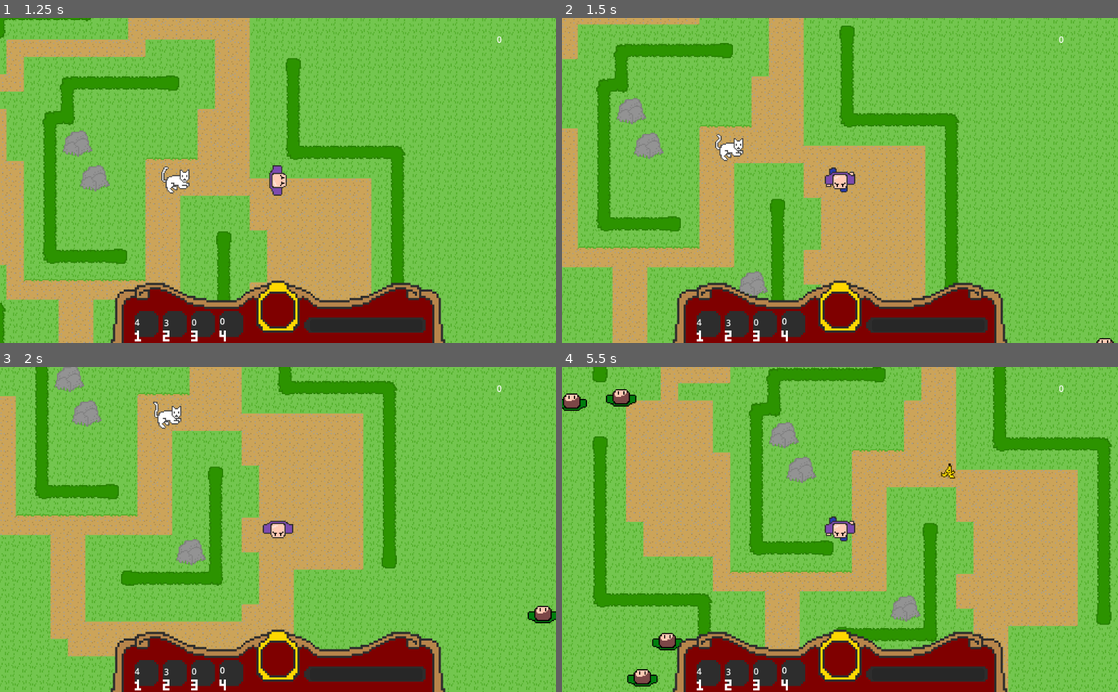
Above: before the commit, frames 1-4 (two rows, left to right).
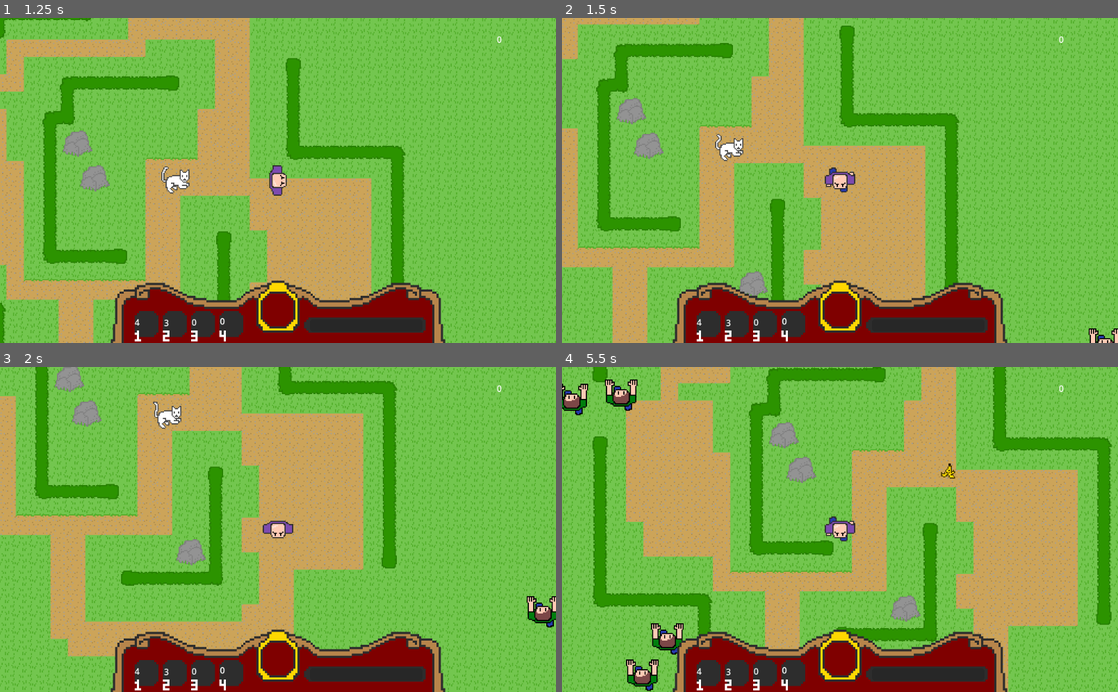
Above: after the commit, the same moments.

Repository: JessicaCC-gd/GGJ2024-2_4_1
Game: Godot game, scene res://level.tscn
Two runs of this game, one before a commit and one after it. Both use one fixed random seed, a clock stepped at 60 frames per second and the inputs below.
Inputs:
- Up to frame 1 (1.25 s): tap Enter at 0.5 s; hold Right (move_right) from 0.53 s (still down); tap 1 (action_1) at 0.6 s
- Up to frame 2 (1.5 s): release Right (move_right) at 1.28 s; hold Down (move_down) from 1.28 s (still down); tap 2 (action_2) at 1.35 s
- Up to frame 3 (2 s): keep holding Down (move_down)
- Up to frame 4 (5.5 s): release Down (move_down) at 2.03 s; hold Right (move_right) 2.03-2.78 s; tap one key every 0.75 s from 2.1 s: 3 (action_3) 1 (action_1) 2 (action_2) 3 (action_3) 1 (action_1); hold Up (move_up) 2.78-3.53 s; hold Left (move_left) 3.53-5.03 s; hold Down (move_down) from 5.03 s (still down)

Frame 1 is identical in both runs. In frame 2, 0.1% of the frame differs, in the area x 94-100%, y 95-100%; in frame 3, 0.2%; in frame 4, 0.7%, in the area x 0-22%, y 3-100%.

Commit message:
changed a sound

Diff:
--- a/enemy.tscn
+++ b/enemy.tscn
@@ -1,11 +1,10 @@
-[gd_scene load_steps=12 format=3 uid="uid://danj4or15odof"]
+[gd_scene load_steps=11 format=3 uid="uid://danj4or15odof"]
 
 [ext_resource type="Texture2D" uid="uid://dk0rslfm1nrq5" path="res://assets/sprites/tickler_walk.png" id="1_dblfr"]
 [ext_resource type="Script" path="res://enemy.gd" id="1_r2d8k"]
-[ext_resource type="Texture2D" uid="uid://kspv4a8heywr" path="res://assets/sprites/tickler_idle.png" id="2_uwyc5"]
 
-[sub_resource type="AtlasTexture" id="AtlasTexture_ti14c"]
-atlas = ExtResource("2_uwyc5")
+[sub_resource type="AtlasTexture" id="AtlasTexture_jygyw"]
+atlas = ExtResource("1_dblfr")
 region = Rect2(0, 0, 32, 32)
 
 [sub_resource type="AtlasTexture" id="AtlasTexture_ulu11"]
@@ -60,17 +59,15 @@
 [sub_resource type="CircleShape2D" id="CircleShape2D_pe2hc"]
 radius = 41.0122
 
-[sub_resource type="CircleShape2D" id="CircleShape2D_plqk6"]
-radius = 11.1803
+[sub_resource type="CapsuleShape2D" id="CapsuleShape2D_cla8n"]
+height = 28.0
 
 [node name="enemy" type="CharacterBody2D"]
-collision_layer = 2
-collision_mask = 7
 script = ExtResource("1_r2d8k")
 
 [node name="AnimatedSprite2D" type="AnimatedSprite2D" parent="."]
 sprite_frames = SubResource("SpriteFrames_3l6sg")
-animation = &"idle"
+animation = &"walk"
 
 [node name="Area2D" type="Area2D" parent="."]
 collision_layer = 7
@@ -84,7 +81,7 @@
 
 [node name="CollisionShape2D" type="CollisionShape2D" parent="."]
 rotation = 1.5708
-shape = SubResource("CircleShape2D_plqk6")
+shape = SubResource("CapsuleShape2D_cla8n")
 
 [connection signal="body_entered" from="Area2D" to="." method="_on_area_2d_body_entered"]
 [connection signal="body_exited" from="Area2D" to="." method="_on_area_2d_body_exited"]
--- a/level.gd
+++ b/level.gd
@@ -33,7 +33,7 @@
 		get_node("TileMap").add_child(enemy)
 
 func crowd_aw():
-	$AudioStreamPlayer.stream = load("res://assets/sound/aww-cute-reaction-6208.mp3")
+	$AudioStreamPlayer.stream = load("res://assets/sound/crowdyayapplause25ppllong-6948.mp3")
 	$AudioStreamPlayer.volume_db = 3
 	$AudioStreamPlayer.play()
 
Not shown, added: assets/sound/crowdyayapplause25ppllong-6948.mp3.import
Not shown: 1 places in enemy.tscn that only renumber resources
Not shown, added: assets/sound/crowdyayapplause25ppllong-6948.mp3
